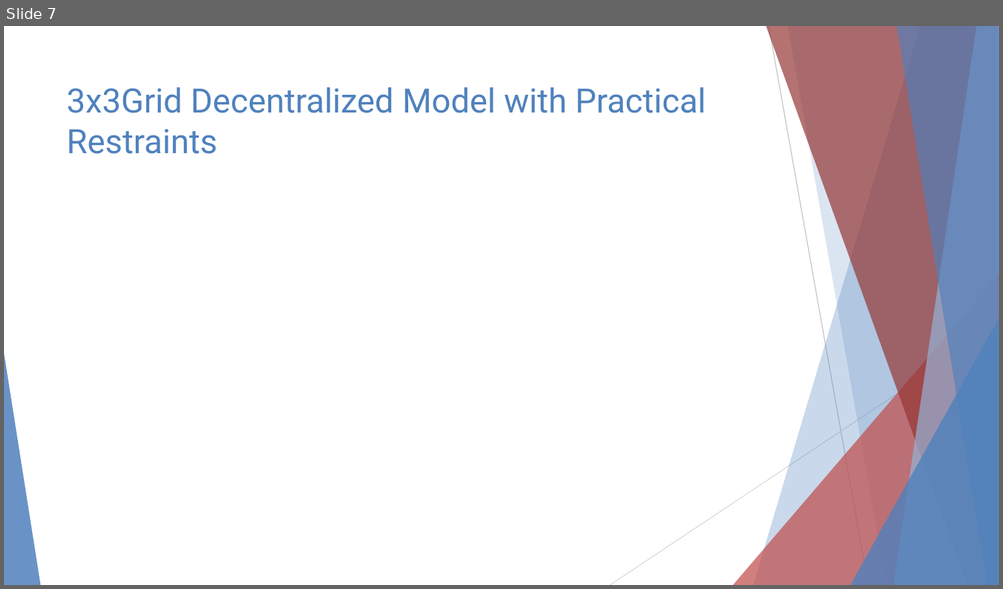
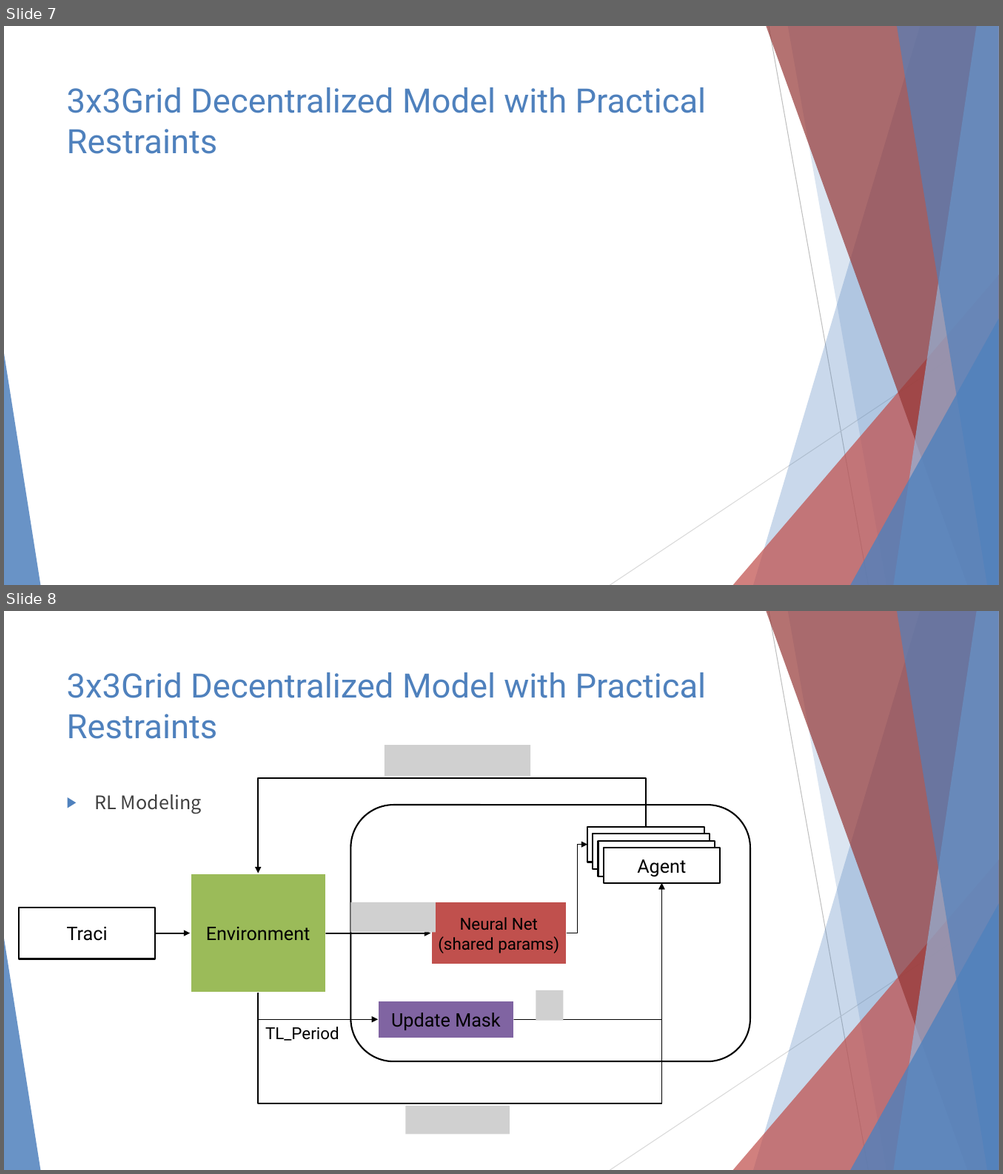
Before and after one commit to 3neutronstar/rl-constraints-traffic, a slide deck: Traffic Optimization Final Speech.pptx. Shown one above the other, each under a label of ours: slide 7 before the commit, slides 7 and 8 after it. The pictures are 1003x589 and 1003x1174 pixels, drawn with LibreOffice and Linux fonts; fonts in the diff are those of the drawing; grey boxes stand for pictures. Boxes give left, top, right and bottom in pixels: in the first picture for what was removed or moved away, otherwise in the second. Text is boxed around its words. In the diff, an @@ line names an element or a change of style, - is before the commit and + after.

```diff
--- a/Traffic Optimization Final Speech.pptx
+++ b/Traffic Optimization Final Speech.pptx
@@ slide 8 added at box(4, 611, 999, 1170), background #FFFFFF; not listed: 10 template elements that a slide beside it also shows @@
@@ title added at box(67, 672, 706, 739), 32.4 pt, text #4F81BD @@
+3x3Grid Decentralized Model with Practical Restraints
@@ picture added at box(384, 745, 531, 777) @@
@@ elbow arrow added from (646, 827) to (258, 874), #000000 1 pt @@
@@ text added at box(95, 795, 202, 814), 18 pt, text #404040 @@
+▶ RL Modeling
@@ rounded rectangle added at box(351, 805, 750, 1062), outline #000000 1.5 pt @@
@@ elbow arrow added from (566, 934) to (587, 845), #000000 1 pt @@
@@ group added at box(587, 827, 720, 883): 4 rectangles @@
+Agent
+Agent
+Agent
+Agent
@@ rectangle added at box(190, 874, 327, 994), fill #9BBB59, outline #FFFFFF 2 pt, 18 pt, text #000000 @@
+Environment
@@ elbow arrow added from (258, 994) to (661, 883), #000000 1 pt @@
@@ elbow arrow added from (515, 1020) to (661, 883), #000000 1 pt @@
@@ rectangle added at box(19, 908, 156, 960), fill #FFFFFF, outline #000000 1.5 pt, 18 pt, text #000000 @@
+Traci
@@ picture added at box(351, 903, 436, 933) @@
@@ rectangle added at box(431, 901, 567, 965), fill #C0504D, outline #FFFFFF 2 pt, 16 pt, text #000000 @@
+Neural Net
+(shared params)
@@ arrow added from (156, 934) to (190, 934), #000000 1.5 pt @@
@@ arrow added from (327, 934) to (431, 934), #000000 1.5 pt @@
@@ elbow arrow added from (258, 994) to (378, 1020), #000000 1 pt @@
@@ rectangle added at box(378, 1000, 515, 1039), fill #8064A2, outline #FFFFFF 2 pt, 18 pt, text #000000 @@
+Update Mask
@@ picture added at box(536, 991, 563, 1021) @@
@@ text added at box(265, 1027, 339, 1041), 16 pt, text #000000 @@
+TL_Period
@@ picture added at box(405, 1106, 509, 1135) @@
```
Also in this commit, not shown: 3 slides changed, 2 other slides added, 5 other files.
